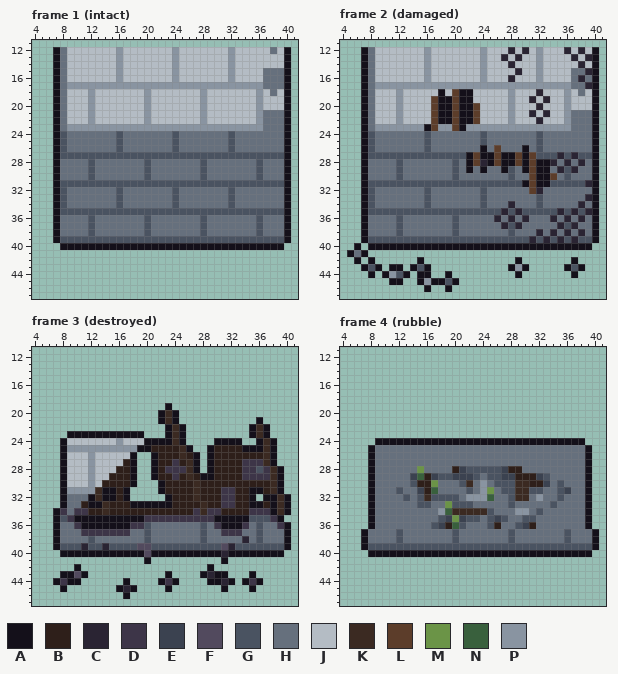
A pixel-art file gets an edit: art/structures/town_wall_east.aseprite. This is how it looked before the edit.
48x48 pixels, 4 frames. Colours within 5 levels of each other are drawn and written as one. Shown: frame 1 (intact): x 4..41, y 11..47; frame 2 (damaged): x 4..41, y 11..47; frame 3 (destroyed): x 4..41, y 11..47; frame 4 (rubble): x 4..41, y 11..47.
Palette (. is transparent): A #14101a  B #2e1f1a  C #2a2433  D #3d3548  E #3b4250  F #524a5e  G #4a5361  H #66707d  J #b4bcc4  K #3b2a22  L #5c3d2a  M #6b9447  N #39603d  P #8994a1
After:
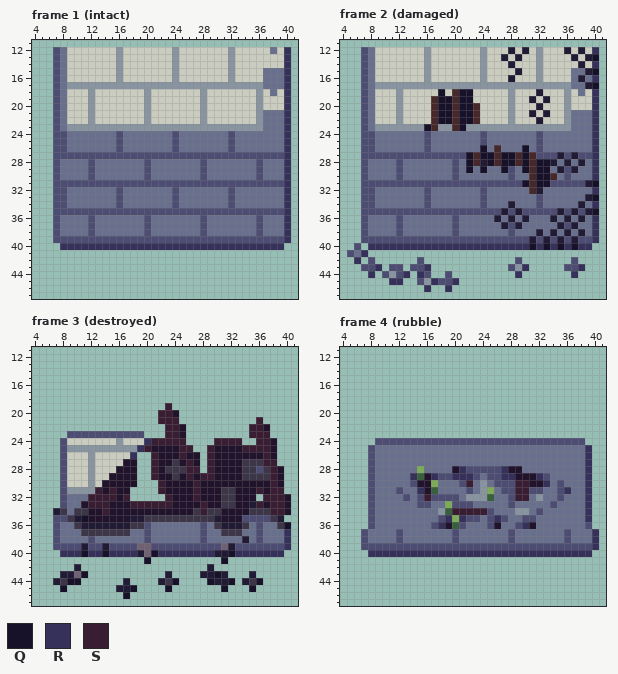
Colours new in this view: Q #171229  R #36315b  S #391d32
Change:
colour B: #2e1f1a -> #22132c
colour C: #2a2433 -> #221b35
colour F: #524a5e -> #716273
colour G: #4a5361 -> #4d4d73
colour H: #66707d -> #69708d
colour J: #b4bcc4 -> #caccbf
colour L: #5c3d2a -> #46282b
colour M: #6b9447 -> #7eab58
Frame 1 (intact):
y 12..39: x 7 A -> G; x 40 A -> R
y 40: x 8..39 AAAAAAAAAAAAAAAAAAAAAAAAAAAAAAAA -> RRRRRRRRRRRRRRRRRRRRRRRRRRRRRRRR
Frame 2 (damaged):
y 12: x 7 A -> G; x 40 A -> R
y 13: x 7 A -> G; x 40 A -> Q
y 14: x 7 A -> G; x 40 A -> R
y 15: x 7 A -> G; x 40 A -> Q
y 16: x 7 A -> G; x 40 A -> R
y 17: x 7 A -> G; x 40 A -> Q
y 18: x 7 A -> G; x 18 A -> Q; x 21..22 AA -> QQ; x 40 A -> R
y 19..22: x 7 A -> G; x 18..19 AA -> QQ; x 21..22 AA -> QQ; x 40 A -> R
y 23: x 7 A -> G; x 16 A -> Q; x 21 A -> Q; x 40 A -> R
y 24..25: x 7 A -> G; x 40 A -> R
y 26: x 7 A -> G; x 24 A -> Q; x 30 A -> Q; x 40 A -> R
y 27: x 7 A -> G; x 22 A -> Q; x 24..25 AA -> QQ; x 27..28 AA -> QQ; x 30 A -> Q; x 40 A -> R
y 28: x 7 A -> G; x 22 A -> Q; x 25 A -> Q; x 27..28 AA -> QQ; x 30 A -> Q; x 32..33 AA -> QQ; x 40 A -> R
y 29: x 7 A -> G; x 22 A -> Q; x 24 A -> Q; x 27 A -> Q; x 30 A -> Q; x 32..33 AA -> QQ; x 40 A -> R
y 30: x 7 A -> G; x 32..33 AA -> QQ; x 40 A -> R
y 31: x 7 A -> G; x 30 A -> Q; x 32..33 AA -> QQ; x 40 A -> Q
y 32: x 7 A -> G; x 40 A -> R
y 33: x 7 A -> G; x 40 A -> Q
y 34: x 7 A -> G; x 40 A -> R
y 35: x 7 A -> G; x 40 A -> Q
y 36..39: x 7 A -> G; x 40 A -> R
y 40: x 6 A -> G; x 8..39 AAAAAAAAAAAAAAAAAAAAAAAAAAAAAAAA -> RRRRRRRRRRRRRRRRRRRRRRRQRQRQRQRR
y 41: x 5 A -> G; x 7 A -> R
y 42: x 6 A -> R; x 8 A -> G; x 15 A -> G; x 29 A -> G; x 37 A -> G
y 43: x 7 A -> G; x 9 A -> R; x 11..12 AA -> GG; x 14 A -> G; x 16 A -> R; x 28 A -> G; x 30 A -> R; x 36 A -> G; x 38 A -> R
y 44: x 8 A -> R; x 10 A -> G; x 13 A -> R; x 15..16 AA -> RG; x 19 A -> G; x 29 A -> R; x 37 A -> R
y 45: x 11..12 AA -> RR; x 15 A -> G; x 17..18 AA -> RG; x 20 A -> R
y 46: x 16 A -> R; x 19 A -> R
Frame 3 (destroyed):
y 19: x 23 A -> S
y 20: x 22..24 AKA -> SSB
y 21: x 22..24 AKA -> SSS; x 36 A -> S
y 22: x 23..25 AKA -> SSB; x 35..37 AKA -> SSB
y 23: x 9..19 AAAAAAAAAAA -> GGGGGGGGGGG; x 23..25 AKA -> SSB; x 35..37 AKA -> SSS
y 24: x 8 A -> G; x 20..25 AAAAKA -> RSSSSS; x 30..33 AAAA -> SSSS; x 36..38 AKA -> SSB
y 25: x 8 A -> G; x 19..20 AA -> RS; x 25..26 KA -> SS; x 29 A -> S; x 34..38 AAAKA -> SSSSB
y 26: x 8 A -> G; x 18 A -> R; x 21 A -> S; x 25 K -> S; x 27 A -> B; x 29 A -> S; x 37..38 KA -> SB
y 27: x 8 A -> G; x 18 A -> B; x 21 A -> S; x 26..27 KA -> SB; x 29 A -> S; x 37..38 KA -> SS
y 28: x 8 A -> G; x 18 A -> B; x 21 A -> S; x 26..27 KA -> SS; x 29 A -> S; x 38..39 KA -> SB
y 29: x 8 A -> G; x 18 A -> B; x 21 A -> S; x 26 K -> S; x 28..29 AA -> SS; x 38..39 KA -> SB
y 30: x 8 A -> G; x 18 A -> B; x 22 A -> S; x 27 K -> S; x 38..39 KA -> SB
y 31: x 8 A -> G; x 13..15 KAA -> SBS; x 17 A -> B; x 22 A -> S; x 27 K -> S; x 35..36 AA -> BS; x 38..39 KA -> SS
y 32: x 8 A -> G; x 12..15 AKAA -> SSSS; x 17 A -> S; x 23 A -> S; x 27 K -> S; x 35 A -> B; x 37..40 AAKA -> SSSB
y 33: x 8 A -> G; x 12..14 AAK -> SSS; x 18..23 AAAAAA -> SSSSSS; x 28 K -> S; x 35..36 AA -> CS; x 38..40 AKA -> SSB
y 34: x 7 A -> C; x 14 K -> S; x 28 K -> S; x 38..40 AKA -> SSB
y 35: x 7 A -> G; x 10..19 AAAAAAAAAA -> CQBBBBBBCC; x 30..34 AAAAA -> CBBBG; x 39 A -> C
y 36: x 7 A -> G; x 11..17 AAAAAAA -> CCCCCCC; x 31..33 AAA -> CCC; x 40 A -> Q
y 37..39: x 7 A -> G; x 40 A -> R
y 40: x 8..19 AAAAAAAAAAAA -> RRRQRRQRRRRC; x 21..30 AAAAAAAAAA -> QRRRRRRRRC; x 32..39 AAAAAAAA -> QRRRRRRR
y 41: x 20 A -> Q; x 31 A -> Q
y 42: x 10 A -> C; x 29 A -> C
y 43: x 8..9 AA -> CC; x 11 A -> Q; x 23 A -> C; x 28 A -> C; x 30..31 AA -> QC; x 35 A -> C
y 44: x 7 A -> C; x 9..10 AA -> QQ; x 17 A -> C; x 22 A -> C; x 24 A -> Q; x 29..30 AA -> QC; x 32 A -> Q; x 34 A -> C; x 36 A -> Q
y 45: x 8 A -> Q; x 16 A -> C; x 18 A -> Q; x 23 A -> Q; x 31 A -> Q; x 35 A -> Q
y 46: x 17 A -> Q
Frame 4 (rubble):
y 24: x 9..38 AAAAAAAAAAAAAAAAAAAAAAAAAAAAAA -> GGGGGGGGGGGGGGGGGGGGGGGGGGGGGG
y 25..27: x 8 A -> G; x 39 A -> R
y 28: x 8 A -> G; x 21 E -> R; x 27 E -> R; x 39 A -> R
y 29: x 8 A -> G; x 14 E -> R; x 17 E -> R; x 20..22 EEE -> RRR; x 27..28 EE -> RR; x 32 E -> R; x 39 A -> R
y 30: x 8 A -> G; x 22 K -> S; x 29..30 KK -> SS; x 33 E -> R; x 39 A -> R
y 31: x 8 A -> G; x 15 E -> R; x 29..30 KK -> SS; x 36 E -> R; x 39 A -> R
y 32: x 8 A -> G; x 16 K -> S; x 29..30 KK -> SS; x 39 A -> R
y 33: x 8 A -> G; x 39 A -> R
y 34: x 8 A -> G; x 20..24 KKKKK -> SSSSS; x 39 A -> R
y 35: x 8 A -> G; x 19 E -> R; x 21 E -> R; x 26 E -> R; x 39 A -> R
y 36: x 8 A -> G; x 18 E -> R; x 30 E -> R; x 39 A -> G
y 37..39: x 7 A -> G; x 40 A -> R
y 40: x 8..39 AAAAAAAAAAAAAAAAAAAAAAAAAAAAAAAA -> RRRRRRRRRRRRRRRRRRRRRRRRRRRRRRRR
Changed places in both pictures, as pixel boxes (x1, y1, x2, y2):
changed: (53, 47, 291, 250)
changed: (347, 47, 599, 292)
changed: (53, 403, 291, 599)
changed: (361, 438, 599, 557)
